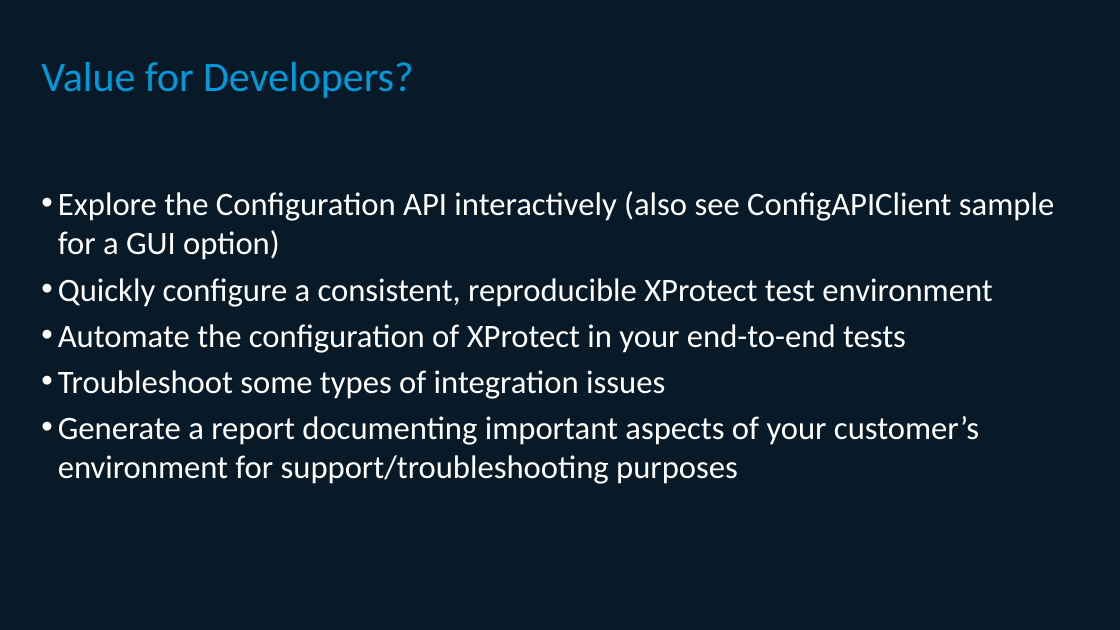
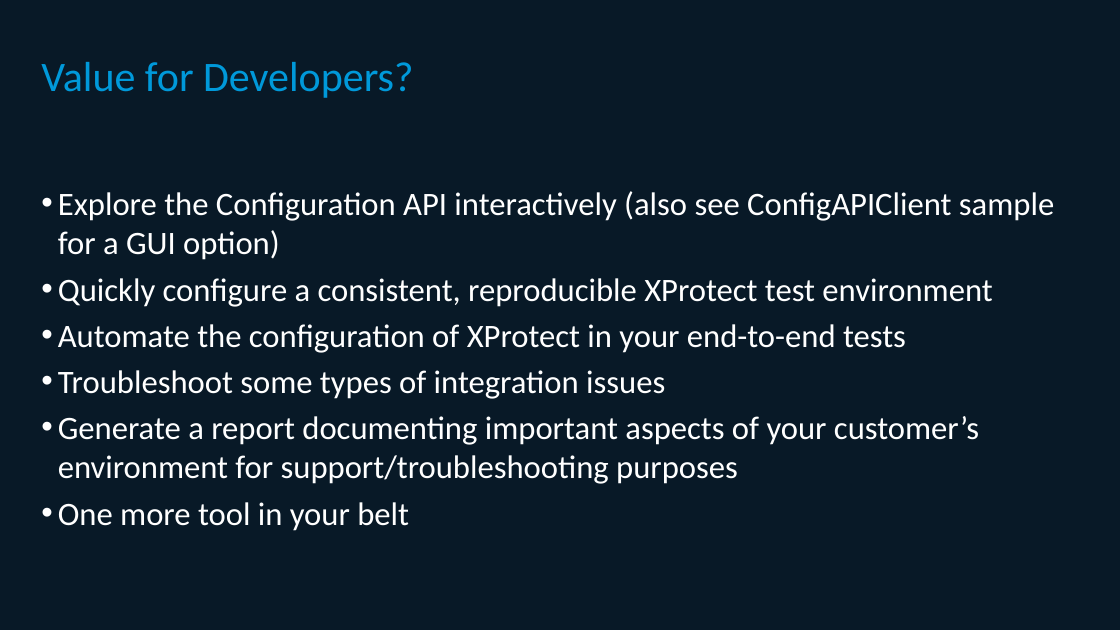
Before and after one commit to joshooaj/pwshmipsession, a slide deck: slide 6 of session.pptx. Drawn at 1120x630 pixels with LibreOffice and Linux fonts; fonts in the diff are those of the drawing; background and template pictures are left out. Boxes give left, top, right and bottom in pixels: in the first picture for what was removed or moved away, otherwise in the second. Text is boxed around its words. In the diff, an @@ line names an element or a change of style, - is before the commit and + after.

```diff
--- a/session.pptx
+++ b/session.pptx
@@ text at (58, 502, 409, 531): paragraph added @@
+• One more tool in your belt
```
Also in this commit, not shown: 4 other slides changed, 5 other files.
